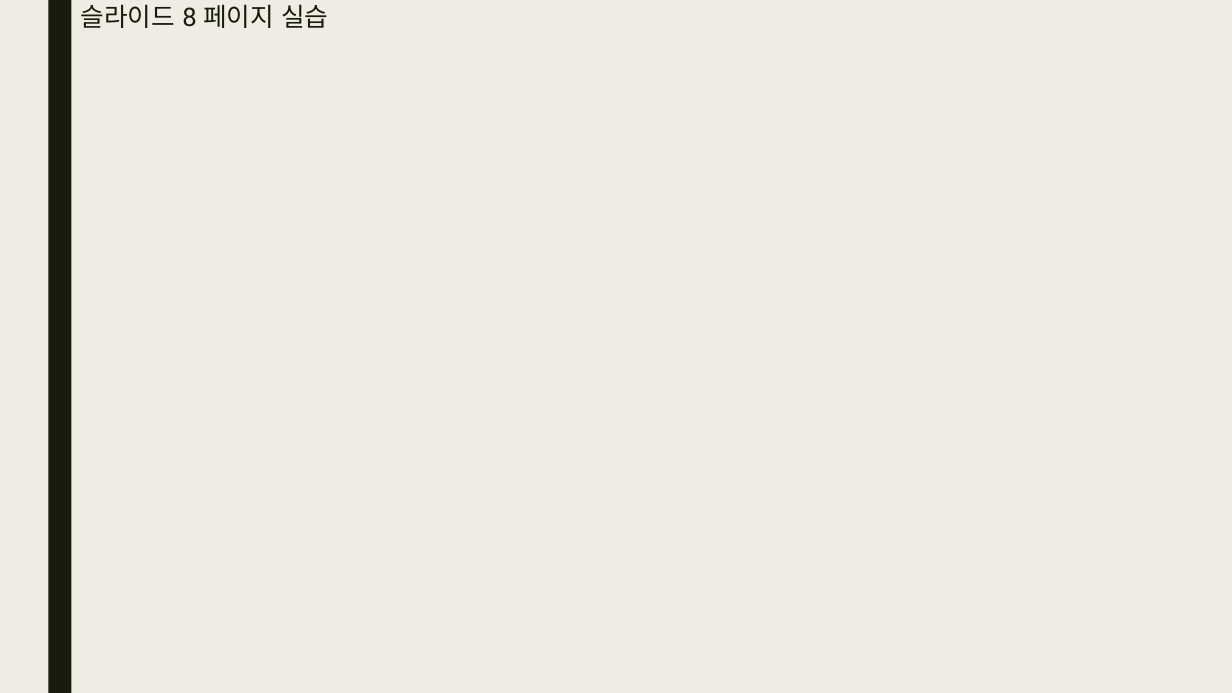
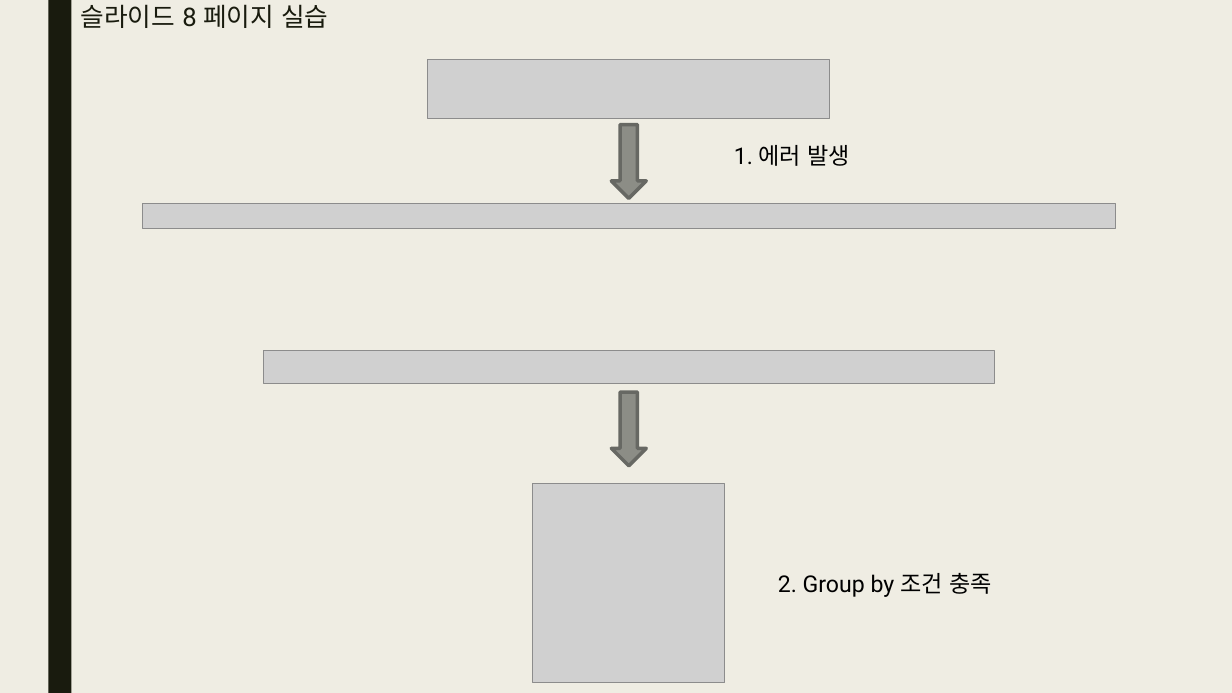
Before and after one commit to bino0130/politec-database, a slide deck: slide 19 of 데이터베이스프로그래밍 과제/20230518 데이터베이스 3강 과제 남정현.pptx. Drawn at 1232x693 pixels with LibreOffice and Linux fonts; fonts in the diff are those of the drawing; grey boxes stand for pictures. Boxes give left, top, right and bottom in pixels: in the first picture for what was removed or moved away, otherwise in the second. Text is boxed around its words. In the diff, an @@ line names an element or a change of style, - is before the commit and + after.

```diff
--- a/데이터베이스프로그래밍 과제/20230518 데이터베이스 3강 과제 남정현.pptx
+++ b/데이터베이스프로그래밍 과제/20230518 데이터베이스 3강 과제 남정현.pptx
@@ picture added at [428,59,830,118] @@
@@ down arrow added at [612,125,647,199], fill #8C8D86, outline #686863 2.75 pt @@
@@ text added at [734,145,851,166], 18 pt, text #000000 @@
+1. 에러 발생
@@ picture added at [142,204,1116,228] @@
@@ picture added at [263,350,994,384] @@
@@ down arrow added at [612,392,647,466], fill #8C8D86, outline #686863 2.75 pt @@
@@ picture added at [533,483,726,683] @@
@@ text added at [778,573,992,597], 18 pt, text #000000 @@
+2. Group by 조건 충족
```
Also in this commit, not shown: 12 other slides changed, 35 slides added.
